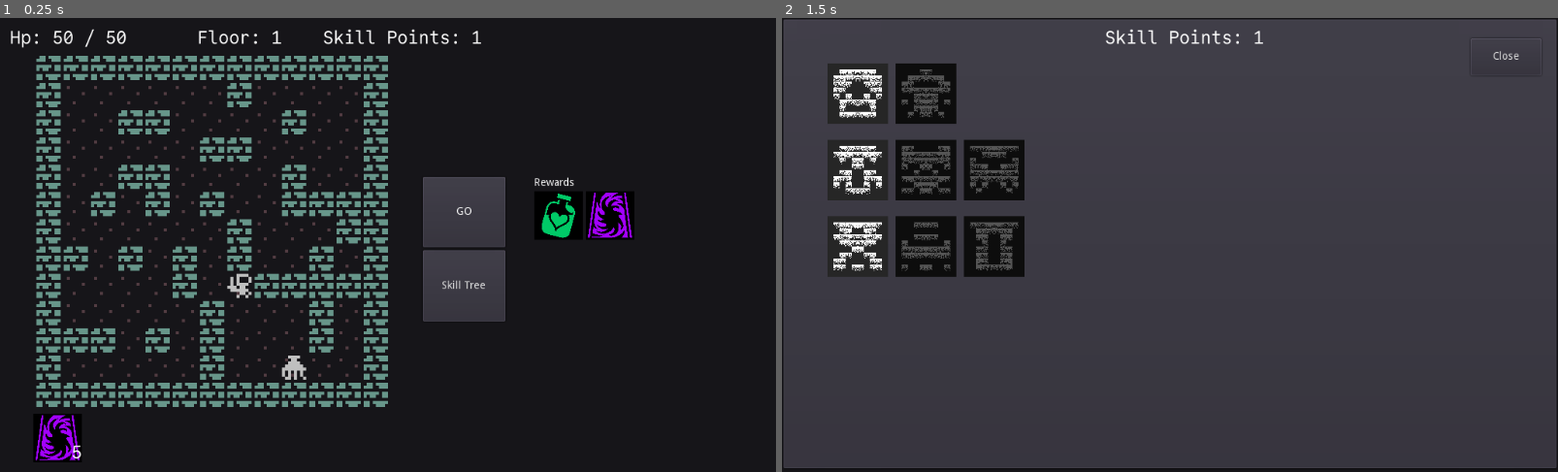
Above: before the commit, frames 1-2 (left to right).
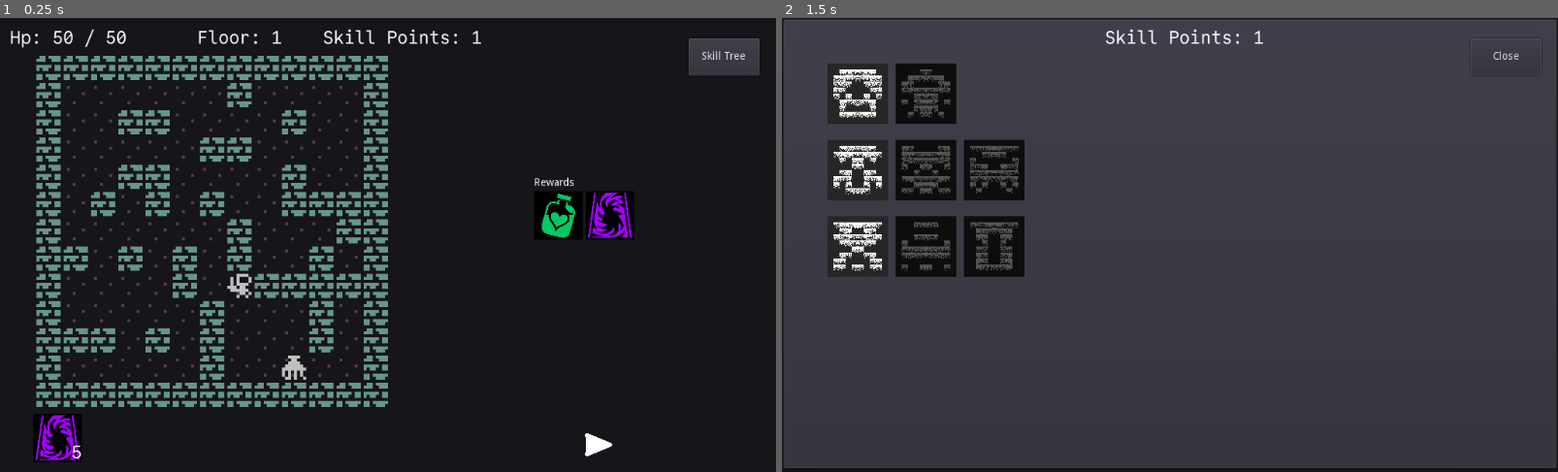
Above: after the commit, the same moments.

Repository: redxaxder/7DRL2024
Game: Godot game, scene res://main.tscn
Two runs of this game, one before a commit and one after it. Both use one fixed random seed, a clock stepped at 60 frames per second and the inputs below.
Inputs (mouse positions are in pixels of both pictures, inside the frame that each line leads up to):
- Up to frame 1 (0.25 s): no input
- Up to frame 2 (1.5 s): click "Skill Tree" at 0.5 s; click (1247, 213) at 1.25 s, where only the run before the commit has a clickable "GO"

The runs differ from the first frame. In frame 1, 4.2% of the frame differs, in the area x 54-98%, y 4-97%; in frame 2, nothing differs.

Commit message:
go button <-> play button. move buttons

Diff:
--- a/main.gd
+++ b/main.gd
@@ -111,6 +111,7 @@
 	get_node("%ConsumablesContainer").visible = gonogo and !gameover and !$SkillTreePanel.visible
 	get_node("%FloorNumber").visible = gonogo and !$SkillTreePanel.visible
 	get_node("%SkillPoints").visible = gonogo
+	get_node("%OpenSkillTree").visible = gonogo
 
 func apply_player_mods(s: EncounterState) -> EncounterState:
 	var st = DataUtil.deep_dup(s)
--- a/main.tscn
+++ b/main.tscn
@@ -8,6 +8,12 @@
 [ext_resource path="res://fonts/CommitMono-400-Regular.otf" type="DynamicFontData" id=6]
 [ext_resource path="res://playback/actor_info.tscn" type="PackedScene" id=7]
 [ext_resource path="res://SkillTreePanel.gd" type="Script" id=8]
+[ext_resource path="res://graphics/gui/play-button.svg" type="Texture" id=9]
+[ext_resource path="res://misc/BetterButton.tscn" type="PackedScene" id=10]
+
+[sub_resource type="StyleBoxTexture" id=4]
+texture = ExtResource( 9 )
+region_rect = Rect2( 0, 0, 512, 512 )
 
 [sub_resource type="DynamicFont" id=3]
 size = 24
@@ -27,66 +33,58 @@
 [node name="history_view" parent="." instance=ExtResource( 2 )]
 unique_name_in_owner = true
 
-[node name="buttons" type="VBoxContainer" parent="."]
-margin_left = 558.0
-margin_top = 210.0
-margin_right = 667.0
-margin_bottom = 401.0
+[node name="GO" parent="." instance=ExtResource( 10 )]
+unique_name_in_owner = true
+margin_left = 764.0
+margin_top = 538.0
+margin_right = 816.0
+margin_bottom = 590.0
+custom_styles/panel = SubResource( 4 )
+image = ExtResource( 9 )
+text = ""
+
+[node name="DONE" type="Button" parent="."]
+unique_name_in_owner = true
+margin_left = 927.0
+margin_top = 538.0
+margin_right = 1016.0
+margin_bottom = 590.0
+size_flags_horizontal = 3
+size_flags_vertical = 3
 __meta__ = {
 "_edit_group_": true
 }
 
-[node name="GO" type="Button" parent="buttons"]
-unique_name_in_owner = true
-margin_right = 109.0
-margin_bottom = 93.0
-size_flags_horizontal = 3
-size_flags_vertical = 3
-
-[node name="Label" type="Label" parent="buttons/GO"]
-anchor_right = 1.0
-anchor_bottom = 1.0
-text = "GO"
-align = 1
-valign = 1
-
-[node name="DONE" type="Button" parent="buttons"]
-unique_name_in_owner = true
-visible = false
-margin_top = 65.0
-margin_right = 109.0
-margin_bottom = 126.0
-size_flags_horizontal = 3
-size_flags_vertical = 3
-
-[node name="Label" type="Label" parent="buttons/DONE"]
+[node name="Label" type="Label" parent="DONE"]
 anchor_right = 1.0
 anchor_bottom = 1.0
 text = "DONE"
 align = 1
 valign = 1
 
-[node name="RESTART" type="Button" parent="buttons"]
+[node name="RESTART" type="Button" parent="."]
 unique_name_in_owner = true
 visible = false
-margin_top = 97.0
-margin_right = 109.0
-margin_bottom = 142.0
+margin_left = 558.0
+margin_top = 307.0
+margin_right = 667.0
+margin_bottom = 352.0
 size_flags_horizontal = 3
 size_flags_vertical = 3
 
-[node name="Label" type="Label" parent="buttons/RESTART"]
+[node name="Label" type="Label" parent="RESTART"]
 anchor_right = 1.0
 anchor_bottom = 1.0
 text = "RESTART"
 align = 1
 valign = 1
 
-[node name="OpenSkillTree" type="Button" parent="buttons"]
-unique_name_in_owner = true
-margin_top = 97.0
-margin_right = 109.0
-margin_bottom = 191.0
+[node name="OpenSkillTree" type="Button" parent="."]
+unique_name_in_owner = true
+margin_left = 909.0
+margin_top = 27.0
+margin_right = 1002.0
+margin_bottom = 76.0
 size_flags_vertical = 3
 text = "Skill Tree"
 
--- a/project.godot
+++ b/project.godot
@@ -188,7 +188,6 @@
 
 [display]
 
-window/size/resizable=false
 window/stretch/mode="viewport"
 window/stretch/aspect="keep"
 
@@ -197,6 +196,7 @@
 scen=false
 scene=false
 clear=false
+size=false
 
 [gui]
 
Not shown: 1 places in main.tscn that only renumber resources
